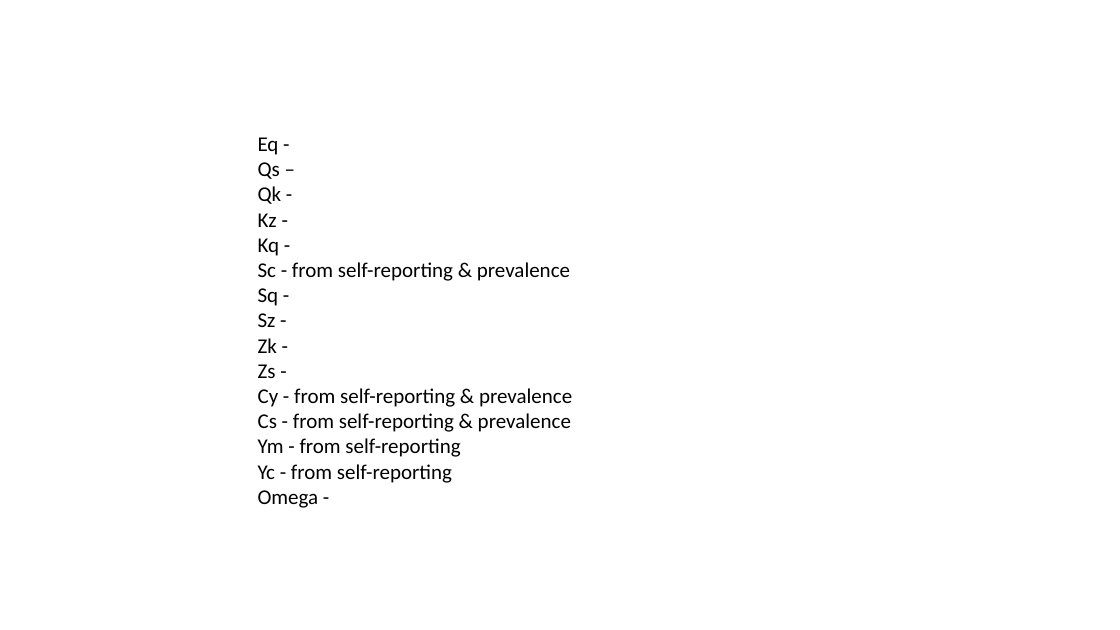
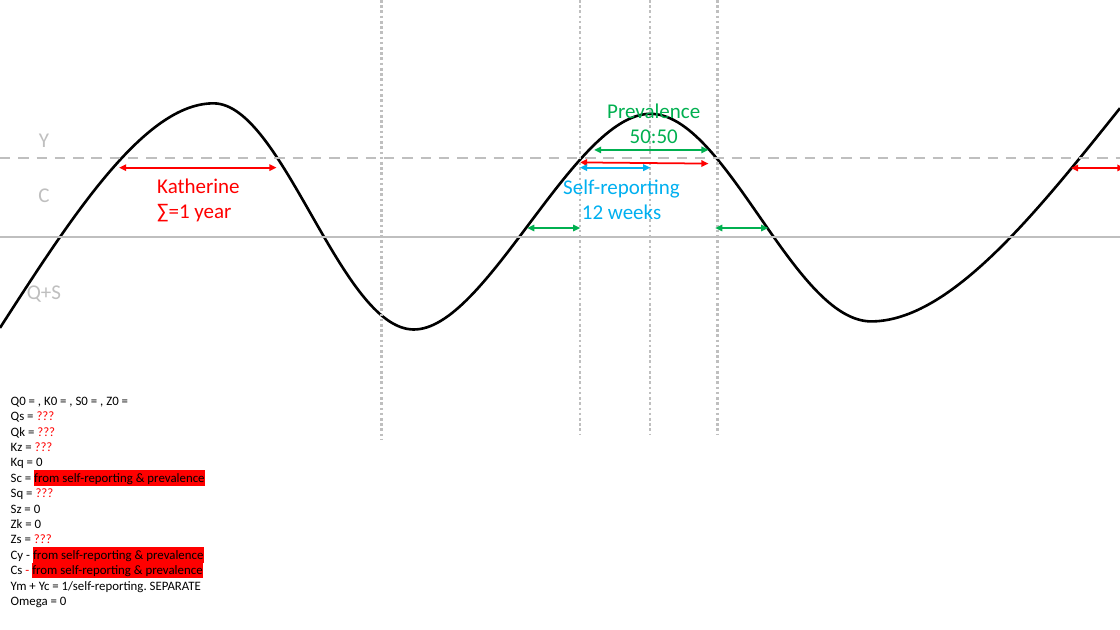
Before and after one commit to cfmcquaid/NatHistCoh, a slide deck: slide 1 of Conceptualizing.pptx (slide 2 before the commit). Drawn at 1120x630 pixels with LibreOffice and Linux fonts; fonts in the diff are those of the drawing. Boxes give left, top, right and bottom in pixels: in the first picture for what was removed or moved away, otherwise in the second. Text is boxed around its words. In the diff, an @@ line names an element or a change of style, - is before the commit and + after.

```diff
--- a/Conceptualizing.pptx
+++ b/Conceptualizing.pptx
@@ line added from (381, 0) to (381, 440), #BFBFBF 2.25 pt dashed @@
@@ line added from (581, 0) to (581, 435), #BFBFBF 2.25 pt dashed @@
@@ line added from (650, 0) to (650, 435), #BFBFBF 2.25 pt dashed @@
@@ line added from (718, 0) to (718, 435), #BFBFBF 2.25 pt dashed @@
@@ freeform shape added at [0,103,1120,329], outline #000000 2.25 pt @@
@@ text added at [607,100,700,149], 18 pt, text #00B050 @@
+Prevalence
+50:50
@@ text added at [39,134,49,147], 18 pt, text #BFBFBF @@
+Y
@@ line added from (0, 158) to (1120, 158), #BFBFBF 2.25 pt dashed @@
@@ double arrow added from (119, 168) to (276, 168), #FF0000 1.5 pt @@
@@ text added at [157,178,239,222], 18 pt, text #FF0000 @@
+Katherine
+∑=1 year
@@ text added at [563,176,680,226], 18 pt, text #00B0F0 @@
+Self-reporting
+12 weeks
@@ double arrow added from (581, 162) to (708, 164), #FF0000 1.5 pt @@
@@ double arrow added from (581, 168) to (650, 168), #00B0F0 1.5 pt @@
@@ double arrow added from (594, 150) to (708, 150), #00B050 1.5 pt @@
@@ double arrow added from (1071, 168) to (1120, 168), #FF0000 1.5 pt @@
@@ text added at [38,189,49,202], 18 pt, text #BFBFBF @@
+C
@@ line added from (0, 237) to (1120, 237), #BFBFBF 2.25 pt @@
@@ double arrow added from (528, 228) to (581, 228), #00B050 1.5 pt @@
@@ double arrow added from (716, 228) to (768, 228), #00B050 1.5 pt @@
@@ text added at [27,281,61,302], 18 pt, text #BFBFBF @@
+Q+S
@@ text "Q0 = , K0 = ...": place and size @@
-text "Q0 = , K0 = ..." at [258,137,572,508]
+text "Q0 = , K0 = ..." at [11,396,204,608]
@@ text at [11,396,204,543]: text changed; size 18 to 11 pt @@
-Eq -
-Qs –
-Qk -
-Kz -
-Kq -
-Sc - from self-reporting & prevalence
-Sq -
-Sz -
-Zk -
-Zs -
+Q0 = , K0 = , S0 = , Z0 =
+Qs = ???
+Qk = ???
+Kz = ???
+Kq = 0
+Sc = from self-reporting & prevalence
+Sq = ???
+Sz = 0
+Zk = 0
+Zs = ???
@@ text at [11,550,203,579]: size 18 to 11 pt in "Cy - from self-reporting & prevalence", "Cs - from self-reporting & prevalence"; highlight none to #FF0000 in "from self-reporting & prevalence", "from self-reporting & prevalence"; text colour #000000 to #FF0000 in "-" @@
@@ text at [11,581,201,608]: text changed; size 18 to 11 pt @@
-Ym - from self-reporting
-Yc - from self-reporting
-Omega -
+Ym + Yc = 1/self-reporting. SEPARATE
+Omega = 0
```
Also in this commit, not shown: 1 slide removed, 1 other file.
